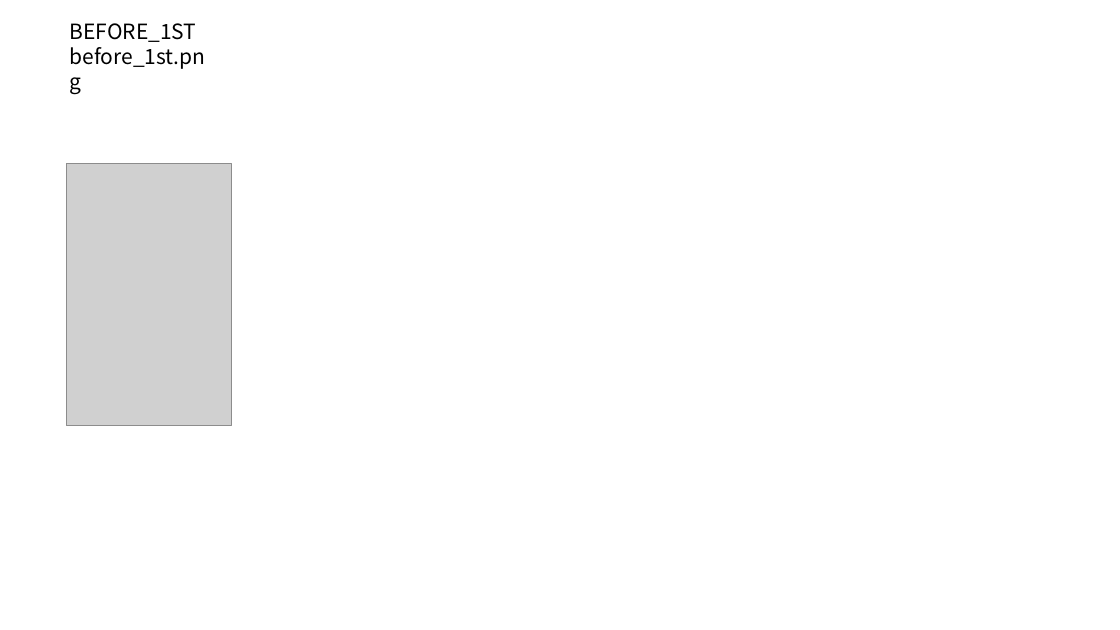
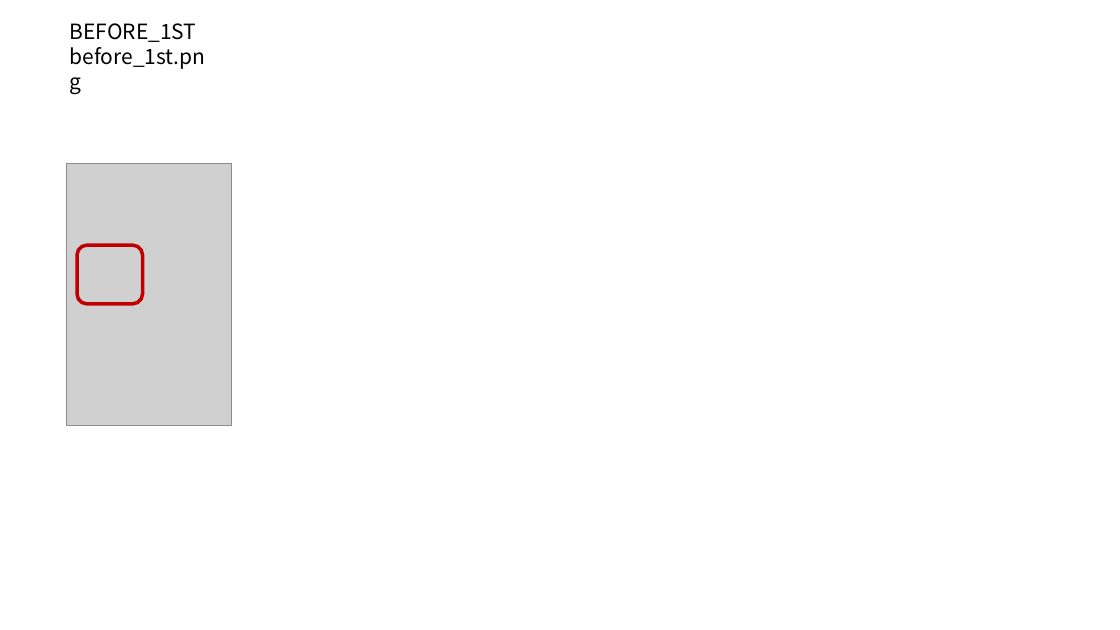
Before and after one commit to ChangeVision/tut_uml_modeling_bs, a slide deck: slide 4 of images/charts.pptx. Drawn at 1120x630 pixels with LibreOffice and Linux fonts; fonts in the diff are those of the drawing; grey boxes stand for pictures. Boxes give left, top, right and bottom in pixels: in the first picture for what was removed or moved away, otherwise in the second. Text is boxed around its words. In the diff, an @@ line names an element or a change of style, - is before the commit and + after.

```diff
--- a/images/charts.pptx
+++ b/images/charts.pptx
@@ rounded rectangle added at <box>77,245,143,304</box>, outline #C00000 3 pt @@
```
Also in this commit, not shown: 4 other slides changed, 33 other files.
